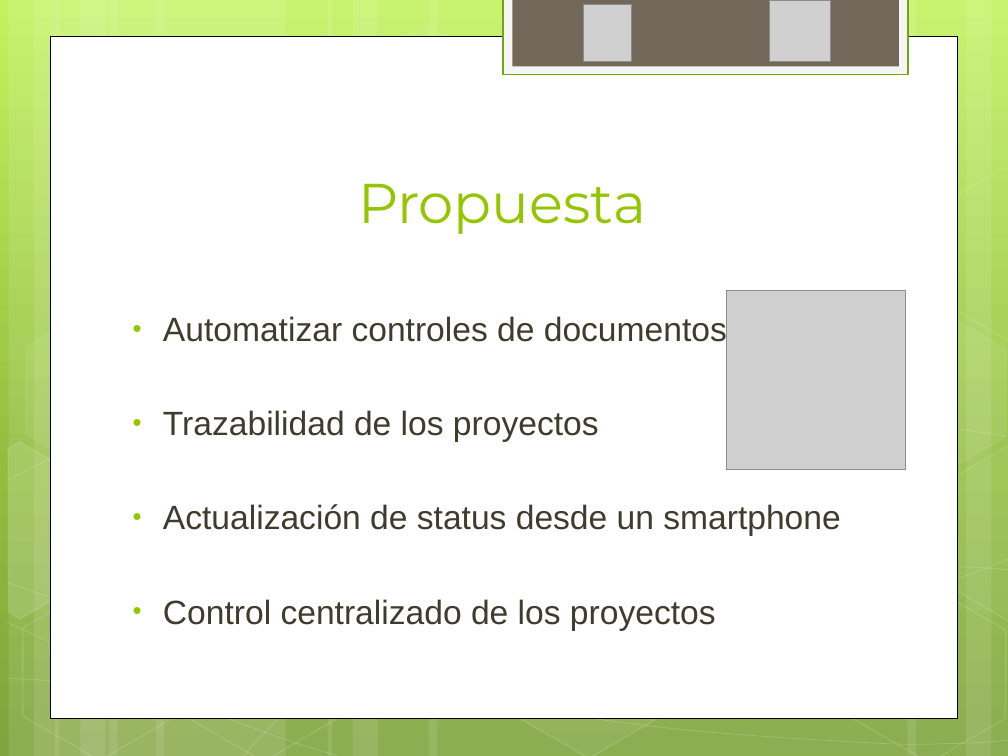
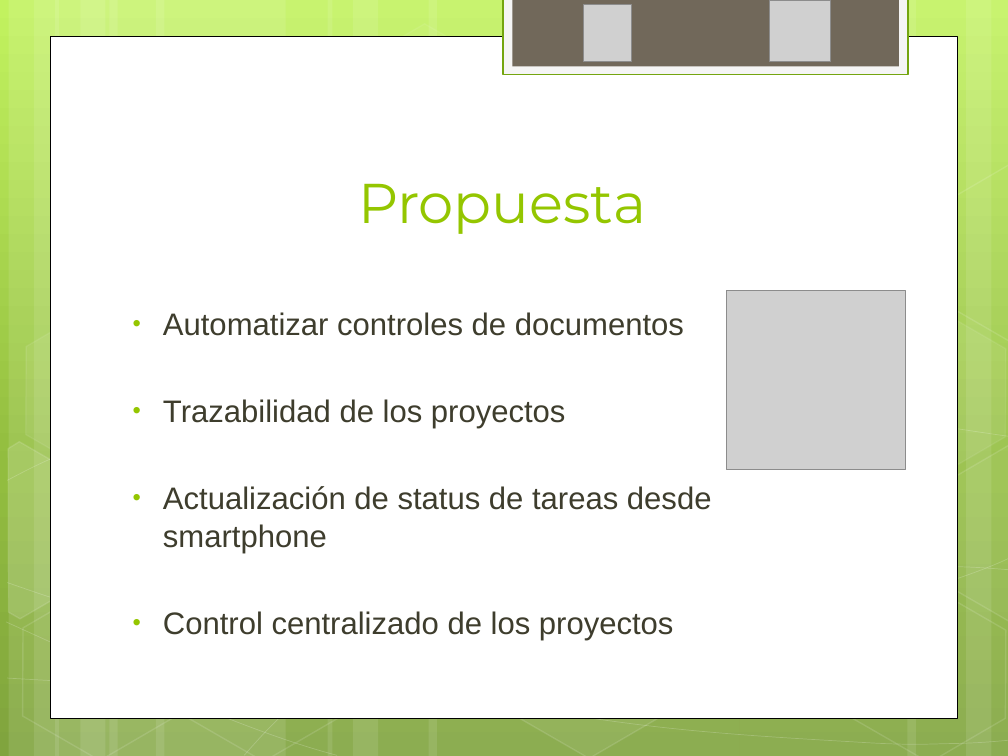
Before and after one commit to ptissera/habilitacion-profesional-2012-4k4, a slide deck: slide 6 of Documentacion/Proyecto/Presentacion Final/Exposicion Final.pptx. Drawn at 1008x756 pixels with LibreOffice and Linux fonts; fonts in the diff are those of the drawing; grey boxes stand for pictures. Boxes give left, top, right and bottom in pixels: in the first picture for what was removed or moved away, otherwise in the second. Text is boxed around its words. In the diff, an @@ line names an element or a change of style, - is before the commit and + after.

```diff
--- a/Documentacion/Proyecto/Presentacion Final/Exposicion Final.pptx
+++ b/Documentacion/Proyecto/Presentacion Final/Exposicion Final.pptx
@@ text at (163, 312, 684, 640): size 24 to 22.2 pt in "Automatizar controles de documentos", "Trazabilidad de los proyectos", "Control centralizado de los proyectos" @@
@@ text at (163, 486, 712, 553): text changed; size 24 to 22.2 pt @@
-• Actualización de status desde un smartphone
+• Actualización de status de tareas desde smartphone
```
Also in this commit, not shown: 13 other slides changed, 3 slides added, 11 slides removed.
